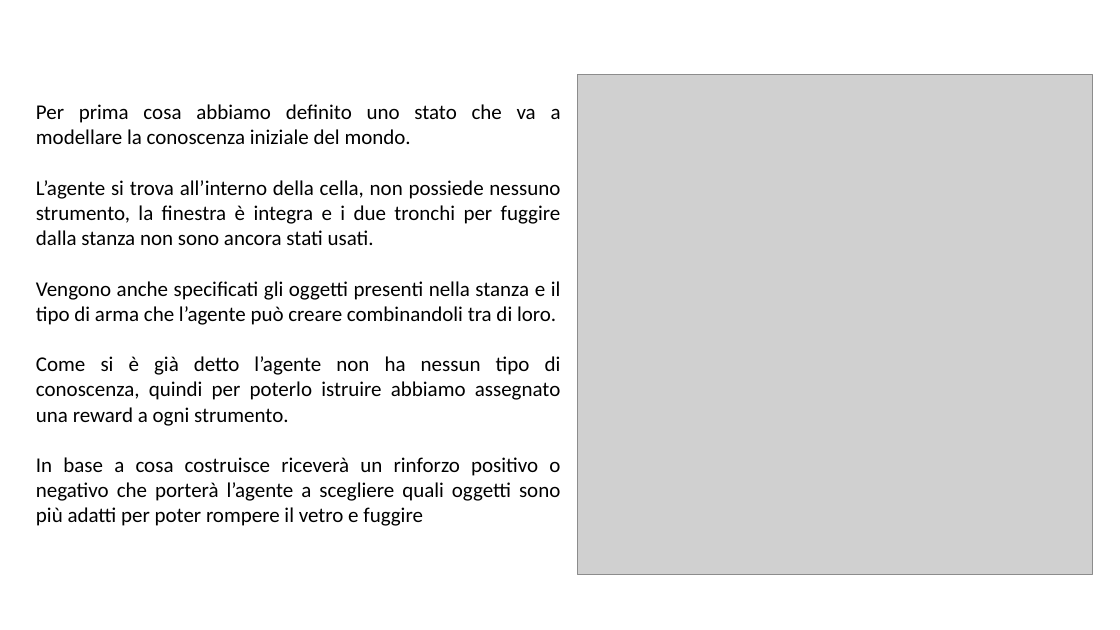
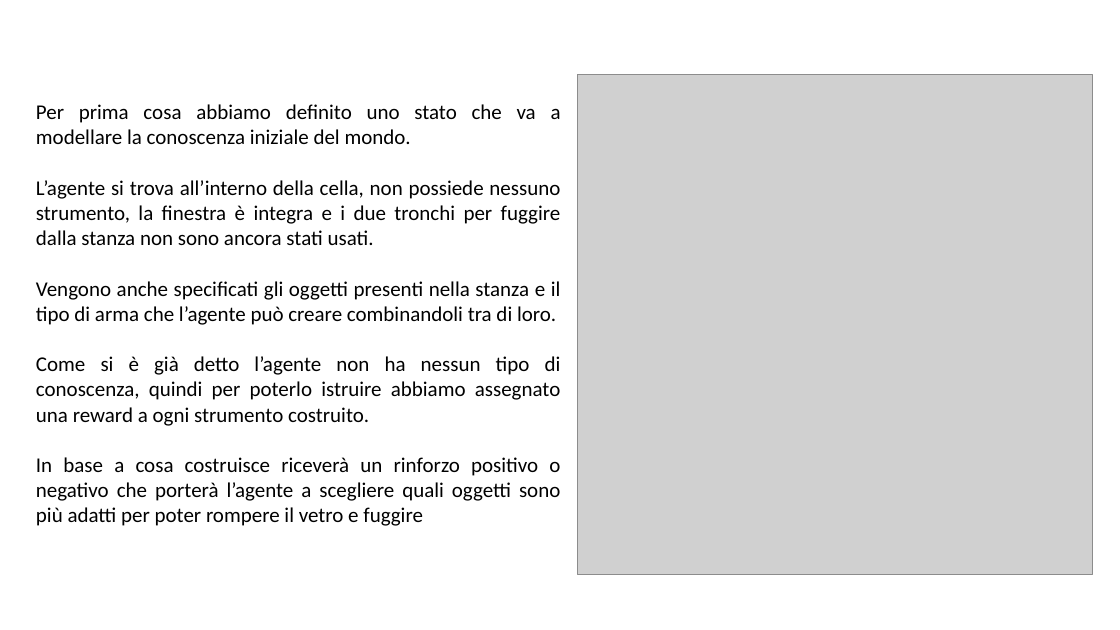
Before and after one commit to giargiapower/prolog-clingo-clips-soar, a slide deck: slide 3 of Presentazioni/Presentazione_soar.pptx. Drawn at 1120x630 pixels with LibreOffice and Linux fonts; fonts in the diff are those of the drawing; grey boxes stand for pictures. Boxes give left, top, right and bottom in pixels: in the first picture for what was removed or moved away, otherwise in the second. Text is boxed around its words. In the diff, an @@ line names an element or a change of style, - is before the commit and + after.

```diff
--- a/Presentazioni/Presentazione_soar.pptx
+++ b/Presentazioni/Presentazione_soar.pptx
@@ text at (x1=36, y1=356, x2=561, y2=426): text changed @@
-Come si è già detto l’agente non ha nessun tipo di conoscenza, quindi per poterlo istruire abbiamo assegnato una reward a ogni strumento.
+Come si è già detto l’agente non ha nessun tipo di conoscenza, quindi per poterlo istruire abbiamo assegnato una reward a ogni strumento costruito.
```
Also in this commit, not shown: 7 other slides changed.
